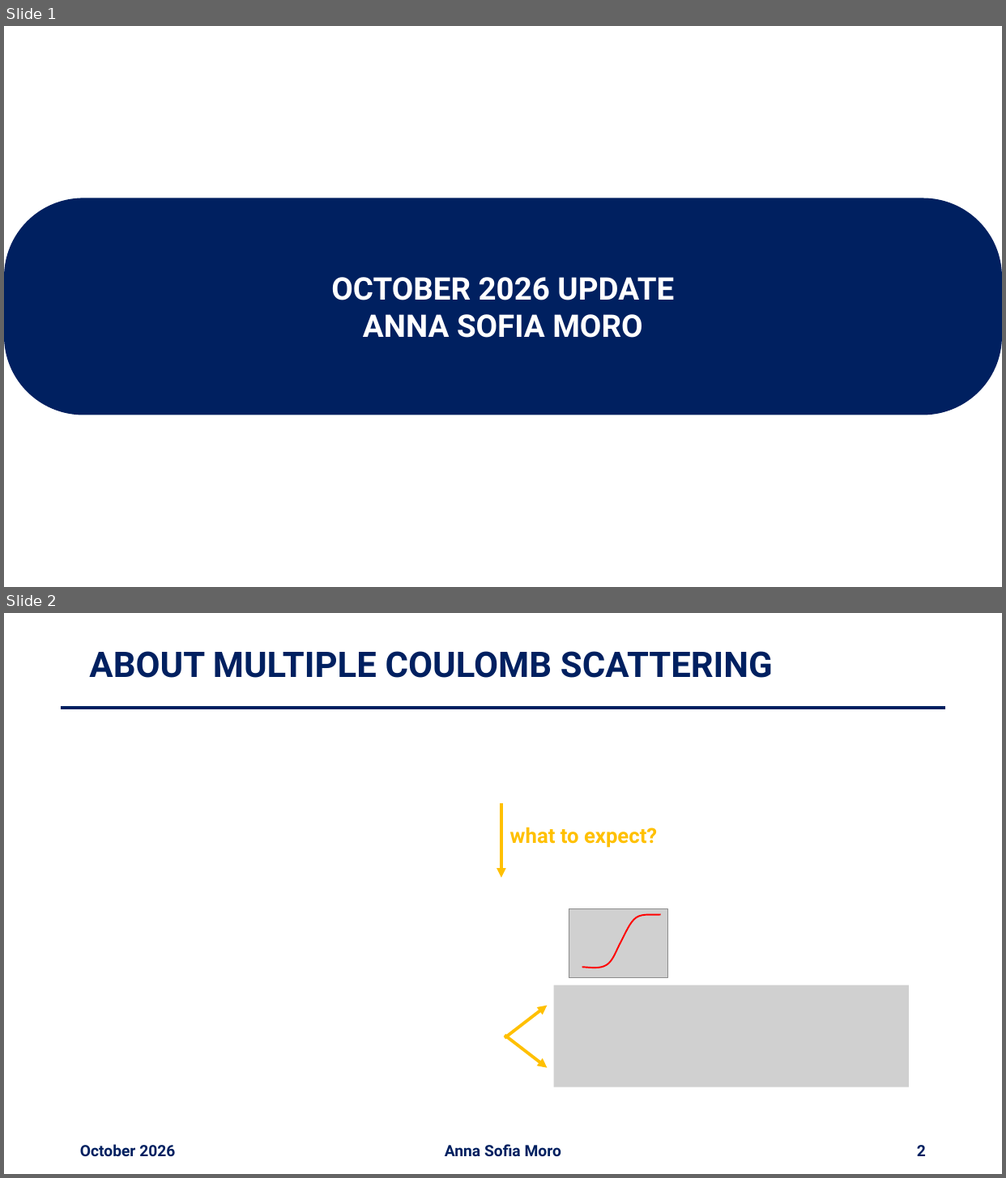
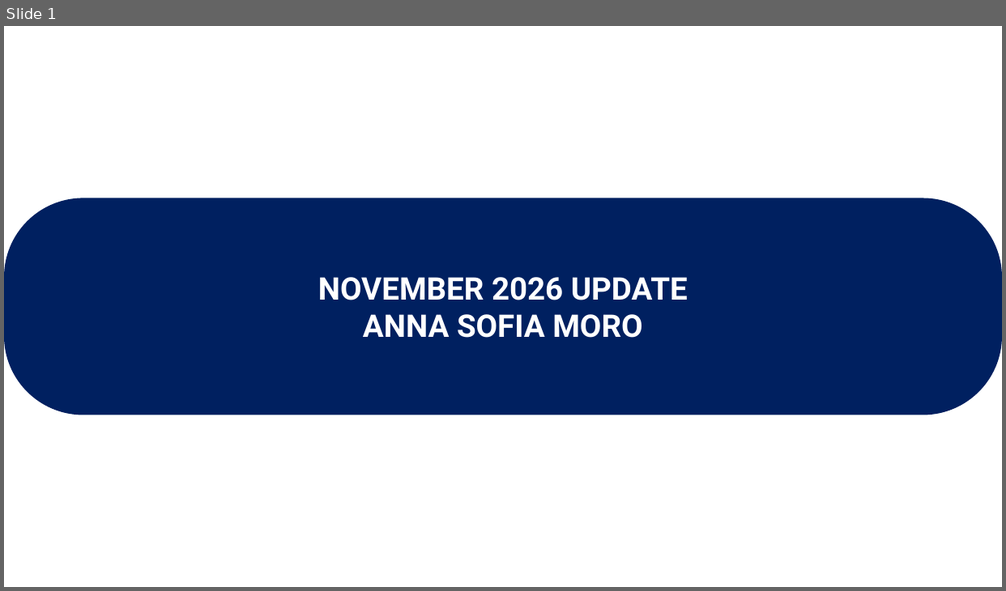
Before and after one commit to annaasofia/tesi, a slide deck: slides/week18.pptx. Shown one above the other, each under a label of ours: slides 1 and 2 before the commit, slide 1 after it. The pictures are 1006x1178 and 1006x591 pixels, drawn with LibreOffice and Linux fonts; fonts in the diff are those of the drawing; grey boxes stand for pictures. Boxes give left, top, right and bottom in pixels: in the first picture for what was removed or moved away, otherwise in the second. Text is boxed around its words. In the diff, an @@ line names an element or a change of style, - is before the commit and + after.

```diff
--- a/slides/week18.pptx
+++ b/slides/week18.pptx
@@ slide 2 removed at (4,613,1002,1174), background #FFFFFF @@
@@ title removed at (89,651,773,678) @@
-ABOUT MULTIPLE COULOMB SCATTERING
@@ line removed from (61, 707) to (945, 707) @@
@@ arrow removed from (501, 803) to (501, 878) @@
@@ text removed at (510,827,657,848) @@
-what to expect?
@@ picture removed at (569,909,668,977) @@
@@ freeform shape removed at (582,914,661,968) @@
@@ picture removed at (553,985,908,1087) @@
@@ arrow removed from (505, 1038) to (548, 1005) @@
@@ arrow removed from (505, 1035) to (548, 1068) @@
@@ text removed at (80,1144,175,1157) @@
-October 2026
@@ text removed at (445,1144,561,1157) @@
-Anna Sofia Moro
@@ page number removed at (917,1145,926,1157) @@
-2
@@ slide 1 changed as well @@
@@ text at (318,277,688,301): text changed @@
-OCTOBER 2026 UPDATE
+NOVEMBER 2026 UPDATE
```
Also in this commit, not shown: 6 other slides changed, 1 slide added, 5 other slides removed.
